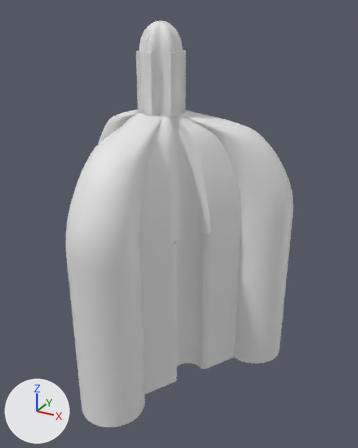
The glTF model models/grammar/grammar_42.glb as it was, and as the next commit left it.
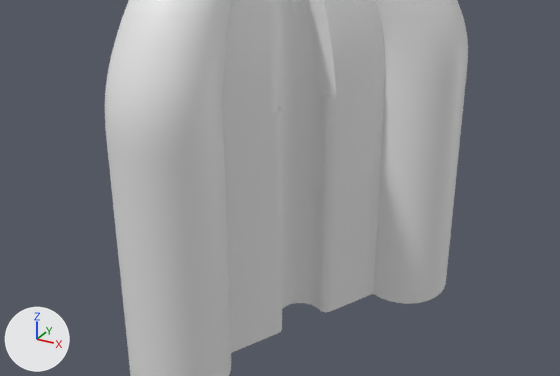
Each version appears first whole from a camera (50 mm lens) standing at (2.75, -4.33, 4.13) and looking at (0.3, 0.12, 1.91), and next in a close-up on the part from 0% to 98% of the width and 39% to 91% of the height. Arrows for +X, +Y and +Z are at lower left; the lights stay in place. The older version's two pictures come first.

The first close-up shows 'vault_0', 'walls'.
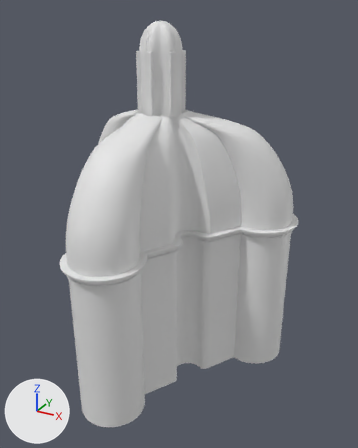
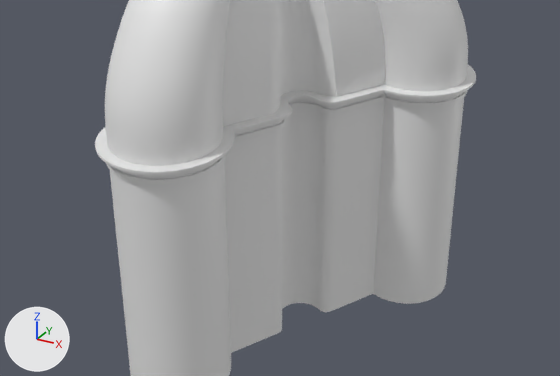
Changed parts and their boxes (x1, y1, x2, y2) in the close-ups (560 x 376 px):
'cornice_out', added: after (95, 65, 476, 185)

Edits to the bpy script that builds the scene:
```text
Add me_cornice_out:
    me_cornice_out.from_pydata(...)  # 2880 vertices, 5760 faces; spans x -1.43..1.43, y -1.29..1.29, z 1.73..1.84
Add ob_cornice_out:
    ob_cornice_out = bpy.data.objects.new('cornice_out', me_cornice_out)
    ob_cornice_out.location = (0.0, 0.0, 0.0)
```
